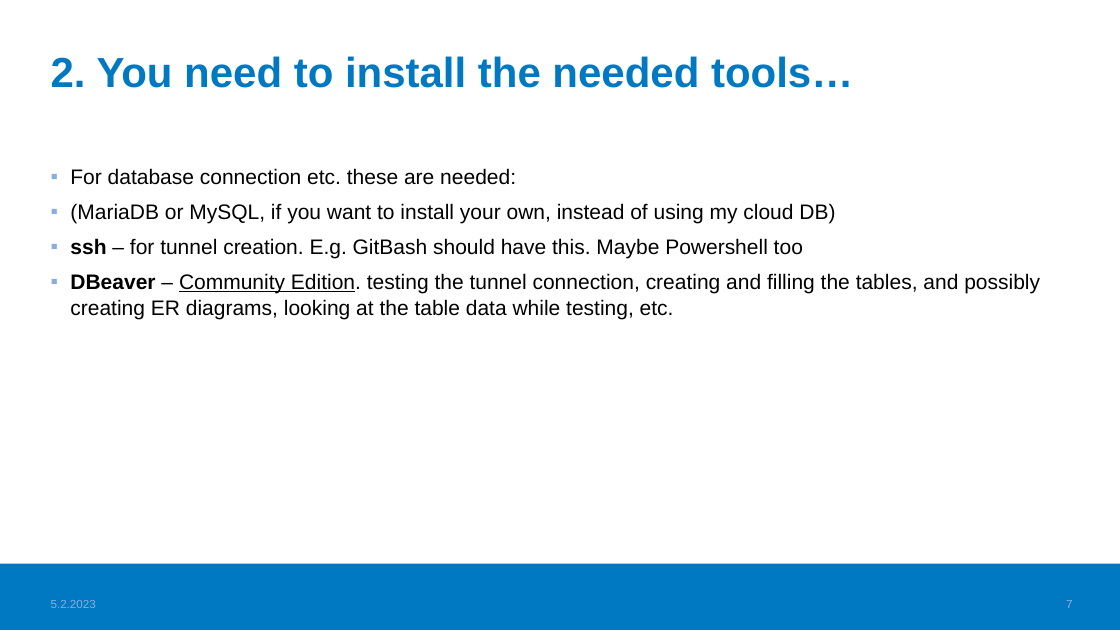
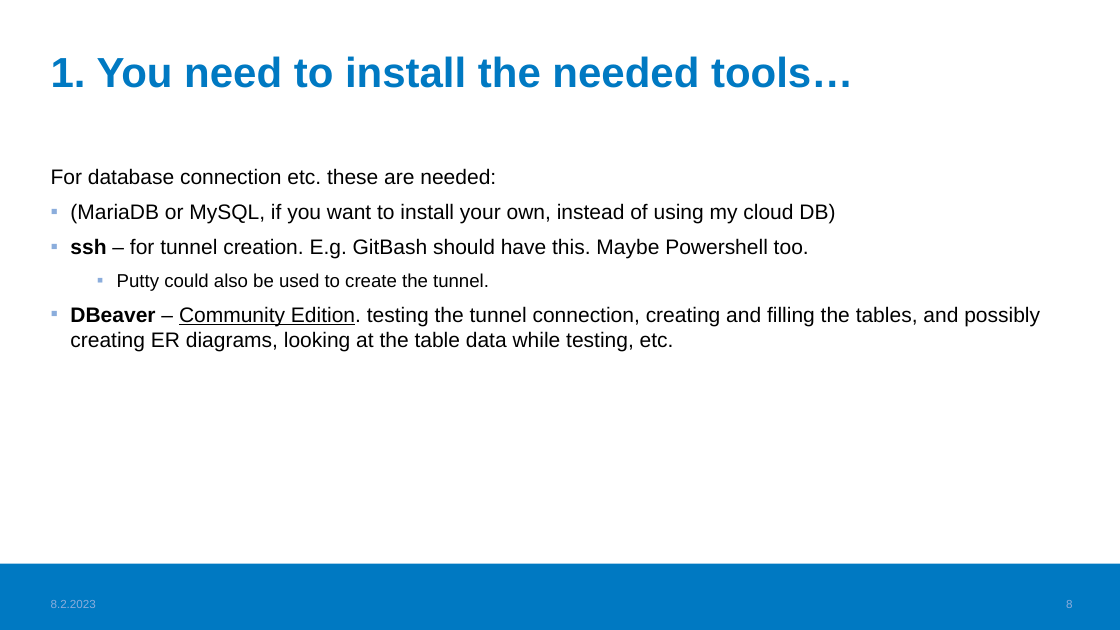
Before and after one commit to haagahelia/ohke-teknologiat, a slide deck: slide 8 of 05_es6_node/NodeJS_demo/01_database/CreatingDatabase_for_IdeaCaseBackend.pptx (slide 7 before the commit). Drawn at 1120x630 pixels with LibreOffice and Linux fonts; fonts in the diff are those of the drawing; background and template pictures are left out. Boxes give left, top, right and bottom in pixels: in the first picture for what was removed or moved away, otherwise in the second. Text is boxed around its words. In the diff, an @@ line names an element or a change of style, - is before the commit and + after.

Commit message:
Database creation material improved for readability

```diff
--- a/05_es6_node/NodeJS_demo/01_database/CreatingDatabase_for_IdeaCaseBackend.pptx
+++ b/05_es6_node/NodeJS_demo/01_database/CreatingDatabase_for_IdeaCaseBackend.pptx
@@ title at box(51, 56, 853, 88): text changed @@
-2. You need to install the needed tools…
+1. You need to install the needed tools…
@@ text at box(51, 168, 496, 185): bullet ▪ to none @@
@@ text at box(70, 238, 809, 291): text changed @@
-▪ ssh – for tunnel creation. E.g. GitBash should have this. Maybe Powershell too
+▪ ssh – for tunnel creation. E.g. GitBash should have this. Maybe Powershell too.
+  ▪ Putty could also be used to create the tunnel.
@@ page number at box(1066, 600, 1072, 608): text changed @@
-7
+8
```
Also in this commit, not shown: 20 other slides changed, 1 slide added, 1 other file.
